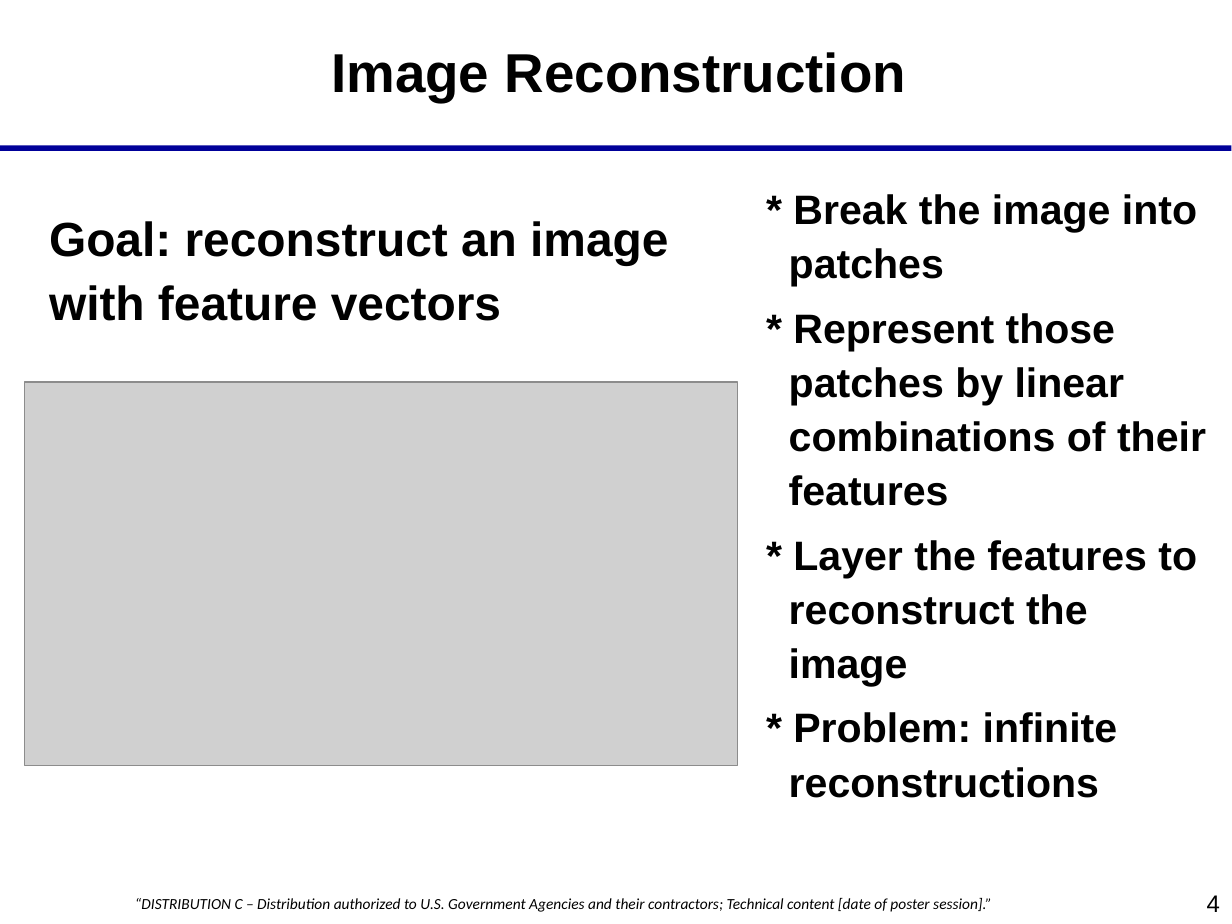
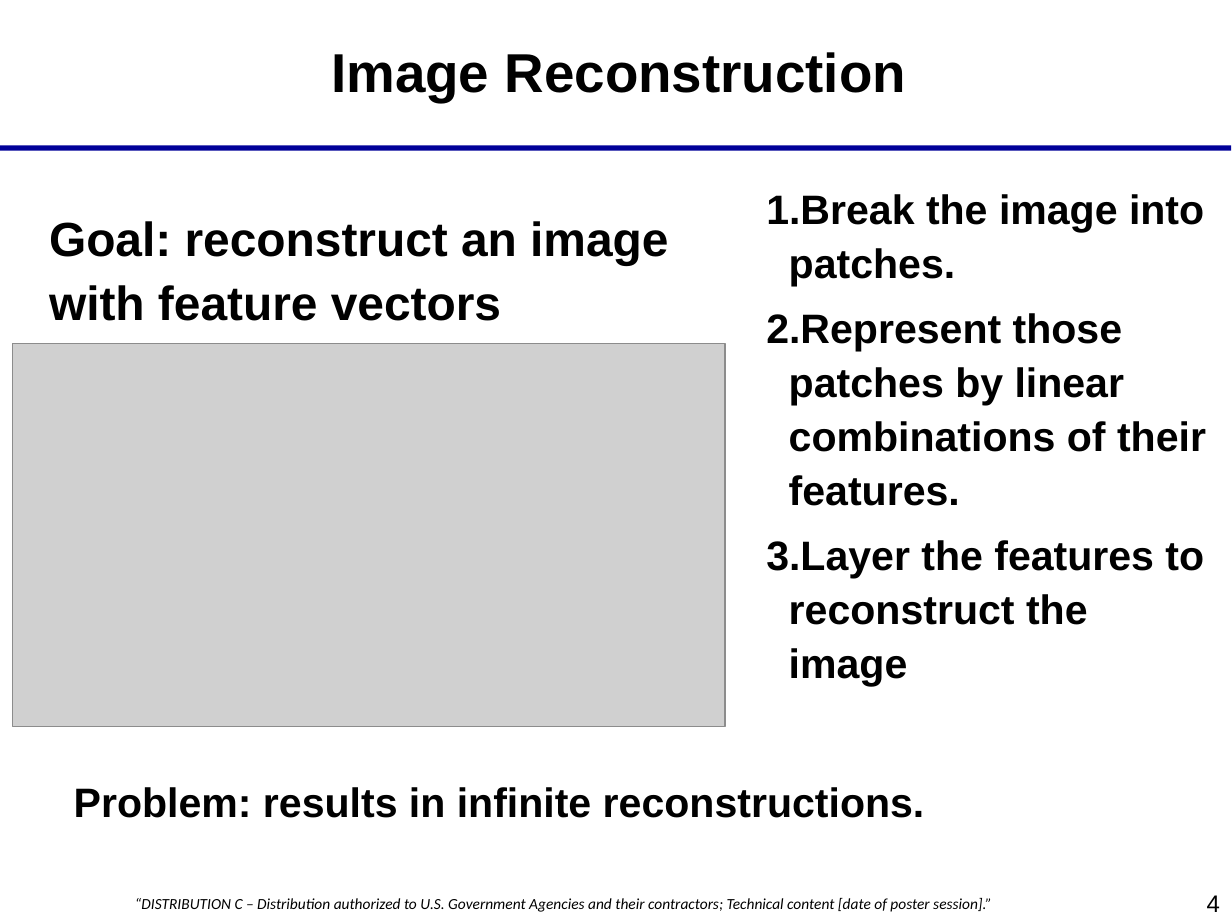
Before and after one commit to savannaos/Star-Field-Transformations, a slide deck: slide 4 of documents/starfields.ppt. Drawn at 1232x924 pixels with LibreOffice and Linux fonts; fonts in the diff are those of the drawing; grey boxes stand for pictures; background and template pictures are left out. Boxes give left, top, right and bottom in pixels: in the first picture for what was removed or moved away, otherwise in the second. Text is boxed around its words. In the diff, an @@ line names an element or a change of style, - is before the commit and + after.

```diff
--- a/documents/starfields.ppt
+++ b/documents/starfields.ppt
@@ text at (766,194,1206,686): text changed @@
-* Break the image into patches
-* Represent those patches by linear combinations of their features
-* Layer the features to reconstruct the image
-* Problem: infinite reconstructions
+1. Break the image into patches.
+2. Represent those patches by linear combinations of their features.
+3. Layer the features to reconstruct the image
@@ picture: place and size @@
-picture at (25,382,737,765)
+picture at (12,344,724,727)
@@ text added at (74,787,925,818), 24 pt, text #000000, bold @@
+Problem: results in infinite reconstructions.
```
Also in this commit, not shown: 4 other slides changed, 2 slides added, 2 slides removed, 4 other files.
